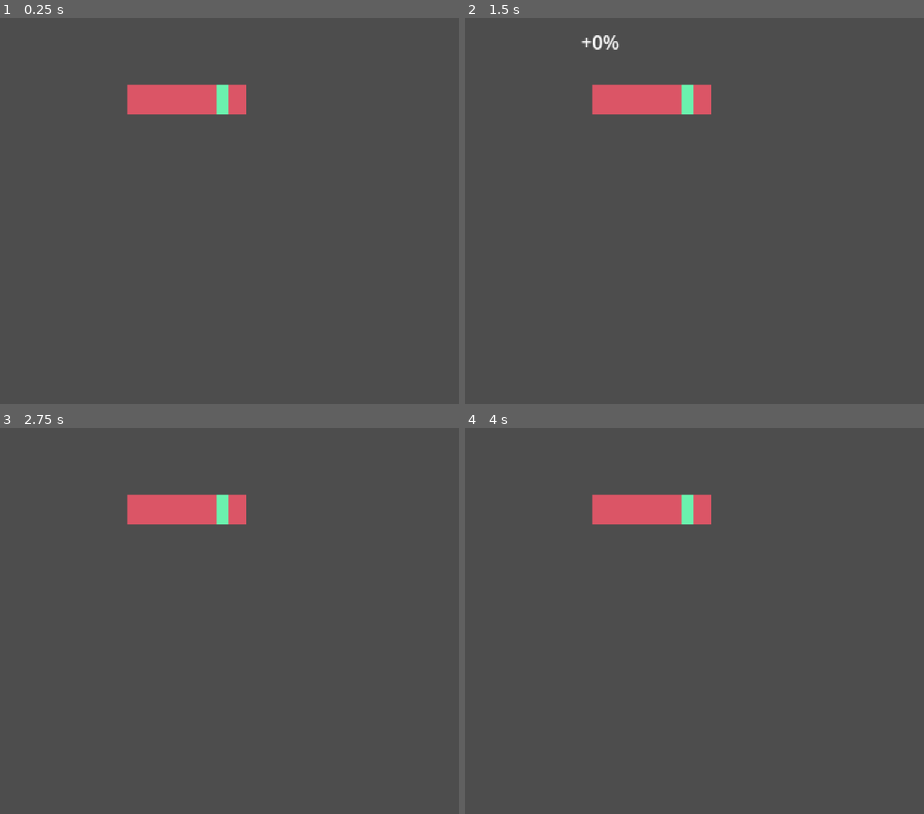
Above: before the commit, frames 1-4 (two rows, left to right).
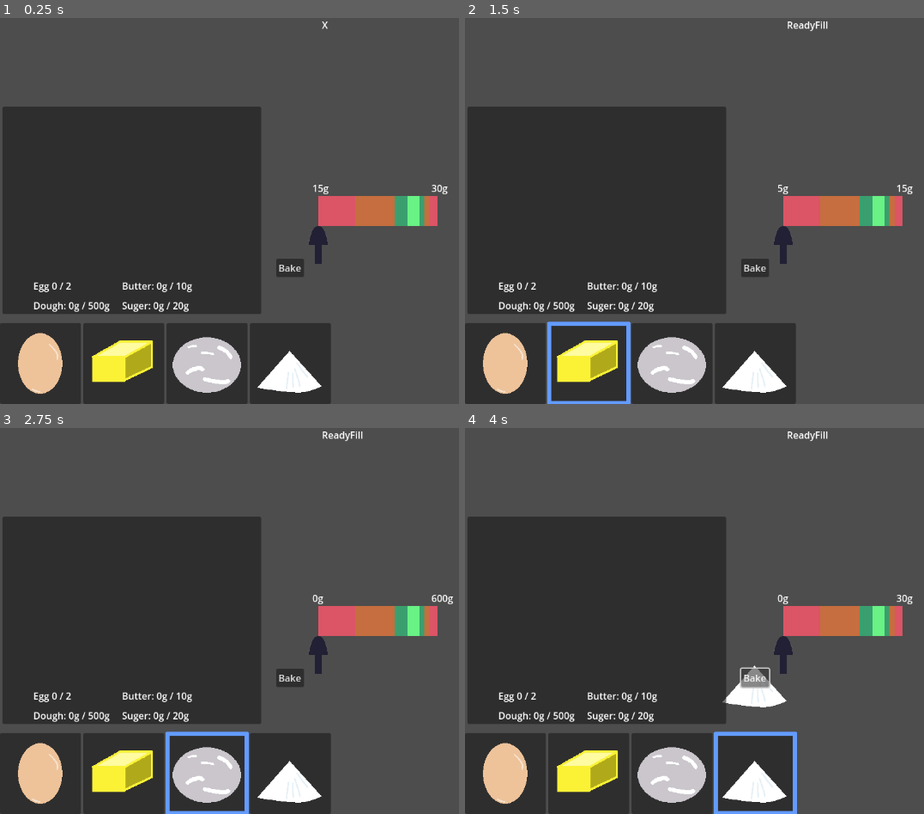
Above: after the commit, the same moments.

Repository: ScorpioQ/perfect-biscuit
Game: Godot game, scene res://scenes/gameplay.tscn
Two runs of this game, one before a commit and one after it. Both use one fixed random seed, a clock stepped at 60 frames per second and the inputs below.
Inputs (mouse positions are in pixels of both pictures, inside the frame that each line leads up to):
- Up to frame 1 (0.25 s): no input
- Up to frame 2 (1.5 s): click (506, 365) at 0.52 s; click (588, 365) at 1.27 s
- Up to frame 3 (2.75 s): click (206, 775) at 2.02 s
- Up to frame 4 (4 s): click (754, 775) at 2.77 s; click (754, 678) at 3.5 s, where only the run after the commit has a clickable "Bake"

The runs differ from the first frame. In frame 1, 49% of the frame differs, in the area x 0-98%, y 0-100%; in frame 2, 49%; in frame 3, 49%; in frame 4, 50%.

Commit message:
slide play test

Diff:
--- a/scenes/gameplay.gd
+++ b/scenes/gameplay.gd
@@ -1,13 +1,35 @@
 extends Node2D
 
+# filling_box
 @onready var filling_box: Control = $CanvasLayer/FillingBox
 @onready var filling_result_label: Label = $CanvasLayer/FillingBox/FillingResultLabel
 @onready var green_center: ColorRect = $CanvasLayer/FillingBox/GreenCenter
 @onready var cursor: TextureRect = $CanvasLayer/FillingBox/Cursor
 @onready var start_pos: Control = $CanvasLayer/FillingBox/StartPos
+@onready var min_label: Label = $CanvasLayer/FillingBox/MinLabel
+@onready var max_label: Label = $CanvasLayer/FillingBox/MaxLabel
+
+# Choose Area
+@onready var egg: Button = $CanvasLayer/Control/HBoxContainer/Egg
+@onready var butter: Button = $CanvasLayer/Control/HBoxContainer/Butter
+@onready var dough: Button = $CanvasLayer/Control/HBoxContainer/Dough
+@onready var suger: Button = $CanvasLayer/Control/HBoxContainer/Suger
+@onready var choose_box: TextureRect = $CanvasLayer/Control/ChooseBox
+
+@onready var egg_target_label: Label = $CanvasLayer/FillingArea/GridContainer/EggTargetLabel
+@onready var butter_target_label: Label = $CanvasLayer/FillingArea/GridContainer/ButterTargetLabel
+@onready var dough_target_label: Label = $CanvasLayer/FillingArea/GridContainer/DoughTargetLabel
+@onready var suger_target_label: Label = $CanvasLayer/FillingArea/GridContainer/SugerTargetLabel
+
+# mouse
+@onready var fill_target: Sprite2D = $CanvasLayer/FillTarget
+
+# debug
+@onready var debug_cook_state_label: Label = $CanvasLayer/DebugCookStateLabel
 
 enum CookState {
 	None,
+	ReadyFill,
 	Filling
 }
 
@@ -15,36 +37,95 @@
 
 var cook_state: CookState
 
+const egg_target_text = "Egg %s / 2"
+const butter_target_text = "Butter: %sg / 10g"
+const dough_target_text = "Dough: %sg / 500g"
+const suger_target_text = "Suger: %sg / 20g"
+
+const butter_min: int = 5
+const butter_max: int = 15
+const dough_min: int = 0
+const dough_max: int = 600
+const suger_min: int = 0
+const suger_max: int = 30
+
+var egg_cur: float
+var butter_cur: float
+var dough_cur: float
+var suger_cur: float
+
+enum Filling {
+	Egg,
+	Butter,
+	Dough,
+	Suger,
+}
+
+var cur_filling: Filling
+
 func _ready() -> void:
 	pass
 
 func _process(delta: float) -> void:
-	if cook_state == CookState.Filling:
-		filling(delta)
+	match cook_state:
+		CookState.ReadyFill:
+			fill_target.position = get_global_mouse_position()
+		CookState.Filling:
+			filling(delta)
+		_:
+			pass
+
+func set_cook_state(s: CookState):
+	cook_state = s
+	match cook_state:
+		CookState.ReadyFill:
+			debug_cook_state_label.text = "ReadyFill"
+		CookState.Filling:
+			debug_cook_state_label.text = "Filling"
+		_:
+			debug_cook_state_label.text = "None"
 
 func _input(event: InputEvent) -> void:
-	if Input.is_action_just_pressed("filling"):
-		start_filling()
-
-	if Input.is_action_just_released("filling"):
-		stop_filling()
+	pass
+	#if cook_state == CookState.ReadyFill:
+		#if Input.is_action_just_pressed("filling"):
+			#start_filling()
+		#if Input.is_action_just_released("filling"):
+			#stop_filling()
 
 func start_filling():
 	cursor.position = start_pos.position
-	cursor.show()
-	cook_state = CookState.Filling
+	filling_box.show()
+	match cur_filling:
+		Filling.Egg:
+			pass
+		Filling.Butter:
+			pass
+		Filling.Dough:
+			pass
+		Filling.Suger:
+			pass
+	set_cook_state(CookState.Filling)
 
 func filling(delta: float) -> void:
 	if cursor.position.x <= filling_box.size.x:
-			cursor.position.x += delta * filling_speed
+		cursor.position.x += delta * filling_speed
+		print("cusor pos: %s", cursor.position)
 
 func stop_filling():
-	show_result()
-	cook_state = CookState.None
-	cursor.hide()
-	cursor.position = start_pos.position
-
-func show_result():
+	cal_result()
+	set_cook_state(CookState.ReadyFill)
+	match cur_filling:
+		Filling.Egg:
+			pass
+		Filling.Butter:
+			pass
+		Filling.Dough:
+			pass
+		Filling.Suger:
+			pass
+
+func cal_result() -> float:
 	filling_result_label.show()
 	filling_result_label.position = cursor.position - Vector2(0, filling_box.size.y)
 	filling_result_label.scale = Vector2(2, 2)
@@ -56,3 +137,72 @@
 	var tween = get_tree().create_tween()
 	tween.tween_property(filling_result_label, "position", filling_result_label.position + Vector2.UP * 100, 0.5).set_trans(Tween.TRANS_SINE).set_ease(Tween.EASE_OUT)
 	tween.tween_callback(filling_result_label.hide)
+	tween.tween_callback(filling_box.hide)
+	return 0
+
+func _on_egg_pressed() -> void:
+	pass
+
+func _on_butter_pressed() -> void:
+	pass
+
+func _on_dough_pressed() -> void:
+	pass
+
+func _on_suger_pressed() -> void:
+	pass
+
+func _on_egg_button_down() -> void:
+	choose_box_focus(egg)
+	fill_target_change(egg)
+	cur_filling = Filling.Egg
+	min_label.text = "0"
+	max_label.text = "1"
+
+func _on_butter_button_down() -> void:
+	choose_box_focus(butter)
+	fill_target_change(butter)
+	cur_filling = Filling.Butter
+	min_label.text = str(butter_min) + "g"
+	max_label.text = str(butter_max) + "g"
+
+func _on_dough_button_down() -> void:
+	choose_box_focus(dough)
+	fill_target_change(dough)
+	cur_filling = Filling.Dough
+	min_label.text = str(dough_min) + "g"
+	max_label.text = str(dough_max) + "g"
+
+func _on_suger_button_down() -> void:
+	choose_box_focus(suger)
+	fill_target_change(suger)
+	cur_filling = Filling.Suger
+	min_label.text = str(suger_min) + "g"
+	max_label.text = str(suger_max) + "g"
+
+func choose_box_focus(target: Button):
+	choose_box.global_position = target.global_position
+	choose_box.global_position.x -= 2
+	choose_box.global_position.y -= 2
+	choose_box.show()
+
+	if cook_state != CookState.ReadyFill:
+		cook_state = CookState.ReadyFill
+
+func fill_target_change(target: Button):
+	fill_target.texture = ImageTexture.create_from_image(target.icon.get_image())
+	fill_target.show()
+	set_cook_state(CookState.ReadyFill)
+
+func _on_filling_rect_button_down() -> void:
+	if cook_state != CookState.ReadyFill:
+		return
+	start_filling()
+
+func _on_filling_rect_button_up() -> void:
+	if cook_state != CookState.Filling:
+		return
+	stop_filling()
+
+func _on_bake_button_pressed() -> void:
+	pass # Replace with function body.
--- a/scenes/gameplay.tscn
+++ b/scenes/gameplay.tscn
@@ -1,7 +1,14 @@
-[gd_scene load_steps=3 format=3 uid="uid://3v37rkgifxsi"]
+[gd_scene load_steps=9 format=3 uid="uid://3v37rkgifxsi"]
 
 [ext_resource type="Script" uid="uid://qwb1lma7ngur" path="res://scenes/gameplay.gd" id="1_00tan"]
 [ext_resource type="Texture2D" uid="uid://d2hqluucclmhy" path="res://assets/cursor.png" id="1_7biu0"]
+[ext_resource type="Texture2D" uid="uid://nnymmybilwe0" path="res://assets/choose_box.png" id="3_4bh5q"]
+[ext_resource type="Texture2D" uid="uid://c7kqflmyo4kb0" path="res://assets/egg.png" id="3_din8e"]
+[ext_resource type="Texture2D" uid="uid://do5lx6bqwwq4y" path="res://assets/butter.png" id="4_4bh5q"]
+[ext_resource type="Texture2D" uid="uid://bhuo4kr77ngg2" path="res://assets/dough.png" id="5_e124b"]
+[ext_resource type="Texture2D" uid="uid://81cieqb5uyc8" path="res://assets/suger.png" id="6_101mb"]
+
+[sub_resource type="CanvasItemMaterial" id="CanvasItemMaterial_00tan"]
 
 [node name="Gameplay" type="Node2D"]
 script = ExtResource("1_00tan")
@@ -11,24 +18,41 @@
 [node name="FillingBox" type="Control" parent="CanvasLayer"]
 layout_mode = 3
 anchors_preset = 0
-offset_left = 214.0
-offset_top = 112.0
-offset_right = 414.0
-offset_bottom = 212.0
+offset_left = 535.0
+offset_top = 299.0
+offset_right = 735.0
+offset_bottom = 399.0
 
 [node name="RedBack" type="ColorRect" parent="CanvasLayer/FillingBox"]
+material = SubResource("CanvasItemMaterial_00tan")
+layout_mode = 0
 offset_right = 200.0
 offset_bottom = 50.0
 color = Color(0.857033, 0.331396, 0.399928, 1)
 
+[node name="OrangeBack" type="ColorRect" parent="CanvasLayer/FillingBox"]
+material = SubResource("CanvasItemMaterial_00tan")
+layout_mode = 0
+offset_left = 62.0
+offset_right = 187.0
+offset_bottom = 50.0
+color = Color(0.774511, 0.430915, 0.247652, 1)
+
+[node name="DarkGreenBack" type="ColorRect" parent="CanvasLayer/FillingBox"]
+layout_mode = 0
+offset_left = 128.0
+offset_right = 178.0
+offset_bottom = 50.0
+color = Color(0.227371, 0.622502, 0.430526, 1)
+
 [node name="GreenCenter" type="ColorRect" parent="CanvasLayer/FillingBox"]
+layout_mode = 0
 offset_left = 150.0
 offset_right = 170.0
 offset_bottom = 50.0
-color = Color(0.421034, 0.945983, 0.680775, 1)
+color = Color(0.412953, 0.947574, 0.521636, 1)
 
 [node name="Cursor" type="TextureRect" parent="CanvasLayer/FillingBox"]
-visible = false
 layout_mode = 1
 anchors_preset = 4
 anchor_top = 0.5
@@ -61,3 +85,134 @@
 offset_top = 50.0
 offset_right = -32.0
 offset_bottom = 50.0
+
+[node name="MinLabel" type="Label" parent="CanvasLayer/FillingBox"]
+layout_mode = 1
+offset_left = -10.0
+offset_top = -25.0
+offset_right = 30.0
+offset_bottom = -2.0
+text = "15g"
+
+[node name="MaxLabel" type="Label" parent="CanvasLayer/FillingBox"]
+layout_mode = 1
+anchors_preset = 1
+anchor_left = 1.0
+anchor_right = 1.0
+offset_left = -10.0
+offset_top = -25.0
+offset_right = 30.0
+offset_bottom = -2.0
+grow_horizontal = 0
+text = "30g"
+
+[node name="Control" type="Control" parent="CanvasLayer"]
+layout_mode = 3
+anchors_preset = 15
+anchor_right = 1.0
+anchor_bottom = 1.0
+grow_horizontal = 2
+grow_vertical = 2
+
+[node name="HBoxContainer" type="HBoxContainer" parent="CanvasLayer/Control"]
+layout_mode = 1
+anchors_preset = 2
+anchor_top = 1.0
+anchor_bottom = 1.0
+offset_top = -136.0
+offset_right = 556.0
+grow_vertical = 0
+
+[node name="Egg" type="Button" parent="CanvasLayer/Control/HBoxContainer"]
+layout_mode = 2
+icon = ExtResource("3_din8e")
+
+[node name="Butter" type="Button" parent="CanvasLayer/Control/HBoxContainer"]
+layout_mode = 2
+icon = ExtResource("4_4bh5q")
+
+[node name="Dough" type="Button" parent="CanvasLayer/Control/HBoxContainer"]
+layout_mode = 2
+icon = ExtResource("5_e124b")
+
+[node name="Suger" type="Button" parent="CanvasLayer/Control/HBoxContainer"]
+layout_mode = 2
+icon = ExtResource("6_101mb")
+
+[node name="ChooseBox" type="TextureRect" parent="CanvasLayer/Control"]
+visible = false
+layout_mode = 2
+offset_right = 128.0
+offset_bottom = 128.0
+texture = ExtResource("3_4bh5q")
+
+[node name="FillTarget" type="Sprite2D" parent="CanvasLayer"]
+visible = false
+texture = ExtResource("4_4bh5q")
+
+[node name="DebugCookStateLabel" type="Label" parent="CanvasLayer"]
+anchors_preset = 5
+anchor_left = 0.5
+anchor_right = 0.5
+offset_left = -35.0
+offset_right = 35.0
+offset_bottom = 23.0
+grow_horizontal = 2
+text = "X"
+
+[node name="BakeButton" type="Button" parent="CanvasLayer"]
+offset_left = 464.0
+offset_top = 404.0
+offset_right = 511.0
+offset_bottom = 435.0
+text = "Bake"
+
+[node name="FillingArea" type="Control" parent="CanvasLayer"]
+layout_mode = 3
+anchors_preset = 0
+offset_right = 40.0
+offset_bottom = 40.0
+
+[node name="FillingRect" type="Button" parent="CanvasLayer/FillingArea"]
+offset_left = 4.0
+offset_top = 149.0
+offset_right = 439.0
+offset_bottom = 497.0
+
+[node name="GridContainer" type="GridContainer" parent="CanvasLayer/FillingArea"]
+layout_mode = 0
+offset_left = 56.0
+offset_top = 438.0
+offset_right = 410.0
+offset_bottom = 502.0
+theme_override_constants/h_separation = 20
+theme_override_constants/v_separation = 10
+columns = 2
+
+[node name="EggTargetLabel" type="Label" parent="CanvasLayer/FillingArea/GridContainer"]
+layout_mode = 2
+text = "Egg 0 / 2"
+
+[node name="ButterTargetLabel" type="Label" parent="CanvasLayer/FillingArea/GridContainer"]
+layout_mode = 2
+text = "Butter: 0g / 10g"
+
+[node name="DoughTargetLabel" type="Label" parent="CanvasLayer/FillingArea/GridContainer"]
+layout_mode = 2
+text = "Dough: 0g / 500g"
+
+[node name="SugerTargetLabel" type="Label" parent="CanvasLayer/FillingArea/GridContainer"]
+layout_mode = 2
+text = "Suger: 0g / 20g"
+
+[connection signal="button_down" from="CanvasLayer/Control/HBoxContainer/Egg" to="." method="_on_egg_button_down"]
+[connection signal="pressed" from="CanvasLayer/Control/HBoxContainer/Egg" to="." method="_on_egg_pressed"]
+[connection signal="button_down" from="CanvasLayer/Control/HBoxContainer/Butter" to="." method="_on_butter_button_down"]
+[connection signal="pressed" from="CanvasLayer/Control/HBoxContainer/Butter" to="." method="_on_butter_pressed"]
+[connection signal="button_down" from="CanvasLayer/Control/HBoxContainer/Dough" to="." method="_on_dough_button_down"]
+[connection signal="pressed" from="CanvasLayer/Control/HBoxContainer/Dough" to="." method="_on_dough_pressed"]
+[connection signal="button_down" from="CanvasLayer/Control/HBoxContainer/Suger" to="." method="_on_suger_button_down"]
+[connection signal="pressed" from="CanvasLayer/Control/HBoxContainer/Suger" to="." method="_on_suger_pressed"]
+[connection signal="pressed" from="CanvasLayer/BakeButton" to="." method="_on_bake_button_pressed"]
+[connection signal="button_down" from="CanvasLayer/FillingArea/FillingRect" to="." method="_on_filling_rect_button_down"]
+[connection signal="button_up" from="CanvasLayer/FillingArea/FillingRect" to="." method="_on_filling_rect_button_up"]
Binary file added: assets/butter.png
Not shown, added: assets/butter.png.import
Binary file added: assets/choose_box.png
Not shown, added: assets/choose_box.png.import
Binary file added: assets/dough.png
Not shown, added: assets/dough.png.import
Binary file added: assets/egg.png
Not shown, added: assets/egg.png.import
Binary file added: assets/suger.png
Not shown, added: assets/suger.png.import
